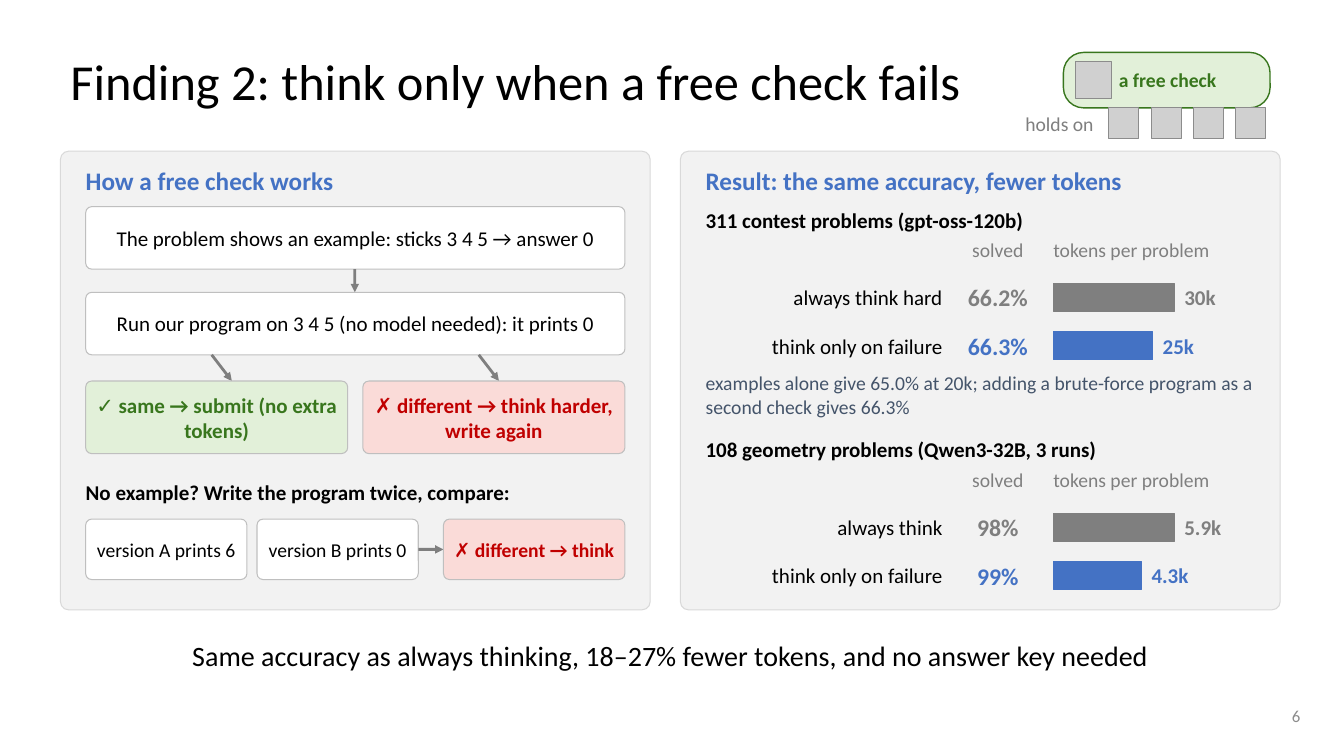
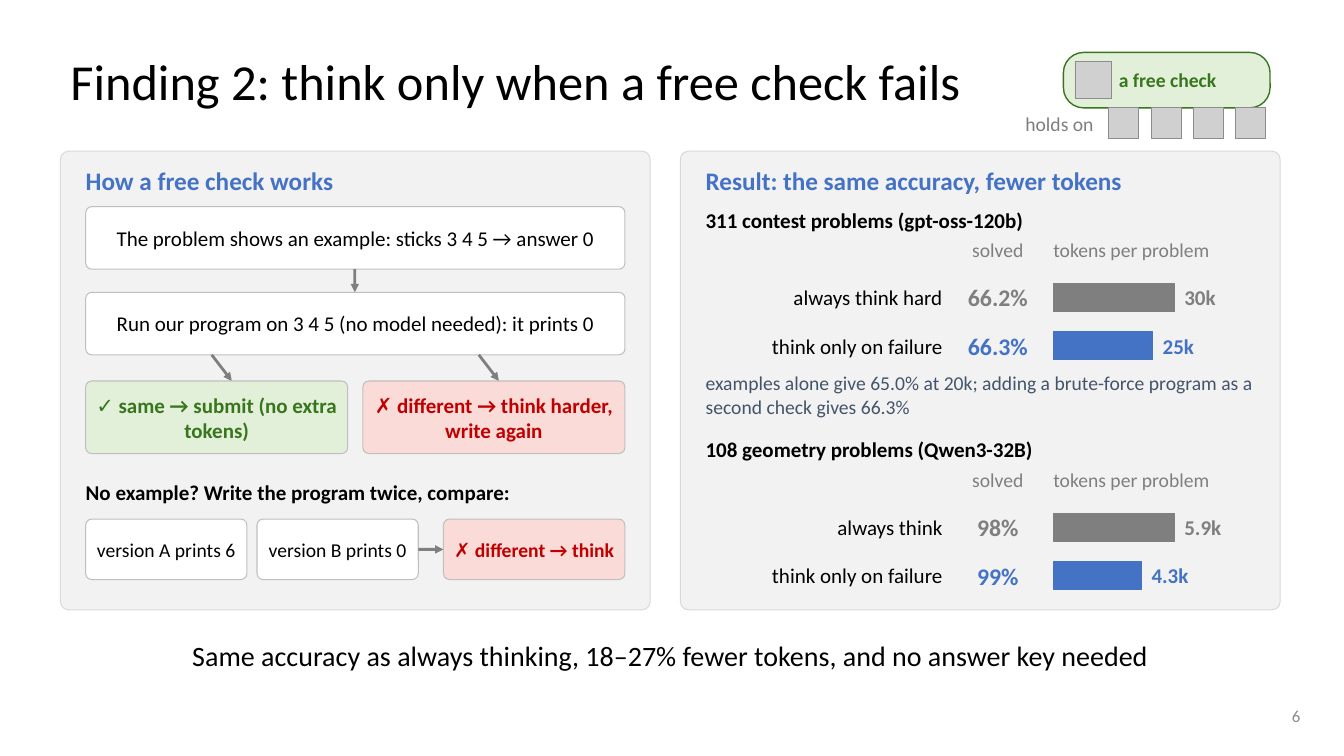
Before and after one commit to dlwns147/CSED490E_Project_Team5, a slide deck: slide 6 of Proposal_Team5.pptx. Drawn at 1344x756 pixels with LibreOffice and Linux fonts; fonts in the diff are those of the drawing; grey boxes stand for pictures. Boxes give left, top, right and bottom in pixels: in the first picture for what was removed or moved away, otherwise in the second. Text is boxed around its words. In the diff, an @@ line names an element or a change of style, - is before the commit and + after.

```diff
--- a/Proposal_Team5.pptx
+++ b/Proposal_Team5.pptx
@@ text at (706, 441, 1033, 461): text changed @@
-108 geometry problems (Qwen3-32B, 3 runs)
+108 geometry problems (Qwen3-32B)
```
Also in this commit, not shown: 8 other slides changed, 3 other files.
